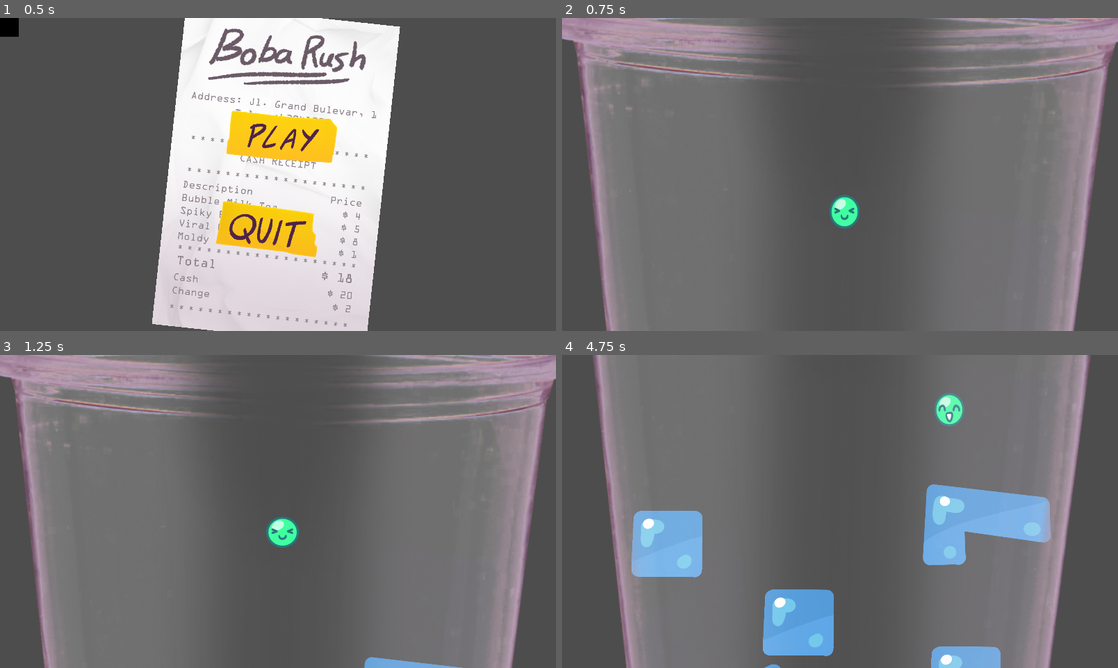
Above: before the commit, frames 1-4 (two rows, left to right).
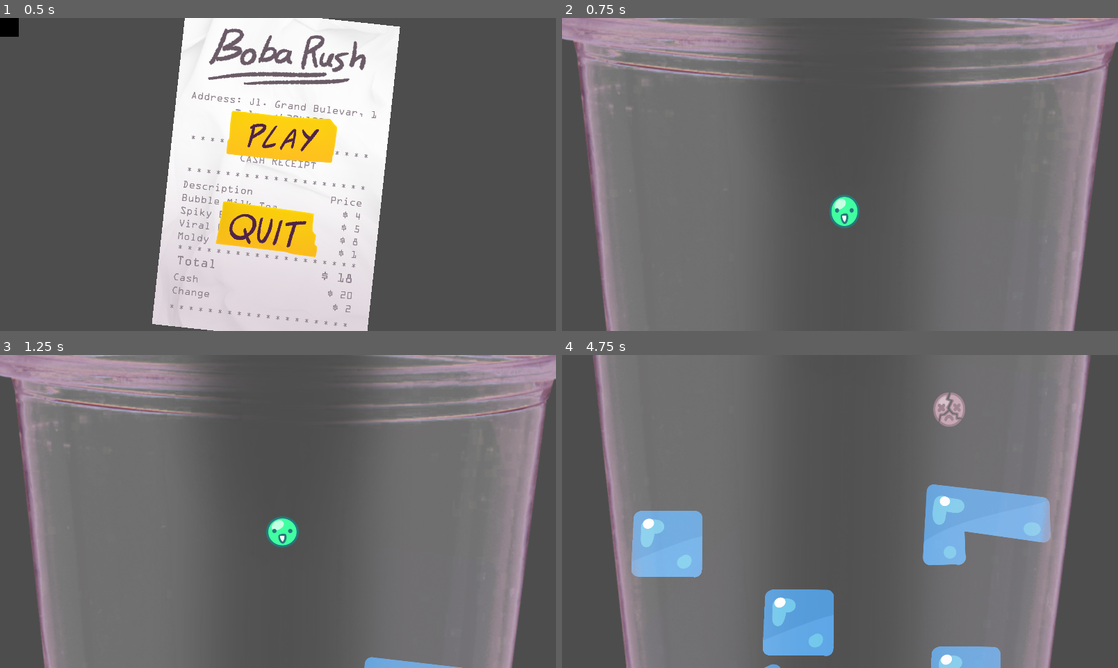
Above: after the commit, the same moments.

Repository: Pandji25/ggj25-animaldev
Game: Godot game, scene res://main.tscn
Two runs of this game, one before a commit and one after it. Both use one fixed random seed, a clock stepped at 60 frames per second and the inputs below. Video files are missing from this copy of the repository; at most half a second of black plays in their place. Sound files missing from this copy of the repository are replaced by a short silence.
Inputs (mouse positions are in pixels of both pictures, inside the frame that each line leads up to):
- Up to frame 1 (0.5 s): no input
- Up to frame 2 (0.75 s): click (845, 136) at 0.5 s
- Up to frame 3 (1.25 s): no input
- Up to frame 4 (4.75 s): tap Enter at 1.25 s; move the mouse to (962, 495) at 1.27 s; hold Right (ui_right) 1.28-2.03 s; move the mouse to (728, 527) at 2.02 s; hold Down (ui_down) 2.03-2.78 s; move the mouse to (895, 442) at 2.77 s; hold Right (ui_right) 2.78-3.53 s; move the mouse to (812, 574) at 3.52 s; hold Up (ui_up) 3.53-4.28 s; move the mouse to (1006, 558) at 4.27 s; hold Left (ui_left) from 4.28 s (still down)

Frame 1 is identical in both runs. In frame 2, less than 0.1% of the frame differs, in the area x 48-54%, y 56-68%; in frame 3, less than 0.1%; in frame 4, 0.5%, in the area x 66-73%, y 12-23%.

Commit message:
Added SFX

Diff:
--- a/boba.tscn
+++ b/boba.tscn
@@ -1,58 +1,7 @@
-[gd_scene load_steps=12 format=3 uid="uid://chhq0on3jdca6"]
+[gd_scene load_steps=7 format=3 uid="uid://chhq0on3jdca6"]
 
 [ext_resource type="Script" path="res://rigid_player.gd" id="1_32gyt"]
-[ext_resource type="Texture2D" uid="uid://dbitn8486tgrd" path="res://Assett/Boba_player.png" id="2_kwudt"]
-
-[sub_resource type="AtlasTexture" id="AtlasTexture_cnl3g"]
-atlas = ExtResource("2_kwudt")
-region = Rect2(512, 0, 128, 128)
-
-[sub_resource type="AtlasTexture" id="AtlasTexture_c8p8b"]
-atlas = ExtResource("2_kwudt")
-region = Rect2(256, 0, 128, 128)
-
-[sub_resource type="AtlasTexture" id="AtlasTexture_ctbwf"]
-atlas = ExtResource("2_kwudt")
-region = Rect2(0, 0, 128, 128)
-
-[sub_resource type="AtlasTexture" id="AtlasTexture_y1gmf"]
-atlas = ExtResource("2_kwudt")
-region = Rect2(128, 0, 128, 128)
-
-[sub_resource type="SpriteFrames" id="SpriteFrames_8ijjp"]
-animations = [{
-"frames": [{
-"duration": 4.0,
-"texture": SubResource("AtlasTexture_cnl3g")
-}],
-"loop": false,
-"name": &"happy",
-"speed": 5.0
-}, {
-"frames": [{
-"duration": 3.0,
-"texture": SubResource("AtlasTexture_c8p8b")
-}],
-"loop": false,
-"name": &"happyblink",
-"speed": 5.0
-}, {
-"frames": [{
-"duration": 5.0,
-"texture": SubResource("AtlasTexture_ctbwf")
-}],
-"loop": false,
-"name": &"smiley",
-"speed": 5.0
-}, {
-"frames": [{
-"duration": 2.0,
-"texture": SubResource("AtlasTexture_y1gmf")
-}],
-"loop": false,
-"name": &"wink",
-"speed": 5.0
-}]
+[ext_resource type="SpriteFrames" uid="uid://rv5w878xcbdx" path="res://boba_happy.tres" id="2_gkxlx"]
 
 [sub_resource type="CircleShape2D" id="CircleShape2D_5uiem"]
 radius = 58.4209
@@ -106,8 +55,8 @@
 script = ExtResource("1_32gyt")
 
 [node name="Sprite2D" type="AnimatedSprite2D" parent="."]
-sprite_frames = SubResource("SpriteFrames_8ijjp")
-animation = &"wink"
+sprite_frames = ExtResource("2_gkxlx")
+animation = &"happy"
 
 [node name="CollisionShape2D" type="CollisionShape2D" parent="."]
 shape = SubResource("CircleShape2D_5uiem")
@@ -126,6 +75,11 @@
 wait_time = 0.4
 one_shot = true
 
+[node name="VoiceTimer" type="Timer" parent="."]
+
+[node name="VoiceAudio" type="AudioStreamPlayer" parent="."]
+
 [connection signal="body_entered" from="." to="." method="_on_body_entered"]
 [connection signal="timeout" from="Emote_Timer" to="." method="_on_emote_timer_timeout"]
 [connection signal="timeout" from="InputTimer" to="." method="_on_input_timer_timeout"]
+[connection signal="timeout" from="VoiceTimer" to="." method="_on_voice_timer_timeout"]
--- /dev/null
+++ b/boba_happy.tres
@@ -0,0 +1,54 @@
+[gd_resource type="SpriteFrames" load_steps=6 format=3 uid="uid://rv5w878xcbdx"]
+
+[ext_resource type="Texture2D" uid="uid://dbitn8486tgrd" path="res://Assett/Boba_player.png" id="1_5ud3s"]
+
+[sub_resource type="AtlasTexture" id="AtlasTexture_cnl3g"]
+atlas = ExtResource("1_5ud3s")
+region = Rect2(512, 0, 128, 128)
+
+[sub_resource type="AtlasTexture" id="AtlasTexture_c8p8b"]
+atlas = ExtResource("1_5ud3s")
+region = Rect2(256, 0, 128, 128)
+
+[sub_resource type="AtlasTexture" id="AtlasTexture_ctbwf"]
+atlas = ExtResource("1_5ud3s")
+region = Rect2(0, 0, 128, 128)
+
+[sub_resource type="AtlasTexture" id="AtlasTexture_y1gmf"]
+atlas = ExtResource("1_5ud3s")
+region = Rect2(128, 0, 128, 128)
+
+[resource]
+animations = [{
+"frames": [{
+"duration": 4.0,
+"texture": SubResource("AtlasTexture_cnl3g")
+}],
+"loop": false,
+"name": &"happy",
+"speed": 5.0
+}, {
+"frames": [{
+"duration": 3.0,
+"texture": SubResource("AtlasTexture_c8p8b")
+}],
+"loop": false,
+"name": &"happyblink",
+"speed": 5.0
+}, {
+"frames": [{
+"duration": 5.0,
+"texture": SubResource("AtlasTexture_ctbwf")
+}],
+"loop": false,
+"name": &"smiley",
+"speed": 5.0
+}, {
+"frames": [{
+"duration": 2.0,
+"texture": SubResource("AtlasTexture_y1gmf")
+}],
+"loop": false,
+"name": &"wink",
+"speed": 5.0
+}]
--- /dev/null
+++ b/boba_hurt.tres
@@ -0,0 +1,56 @@
+[gd_resource type="SpriteFrames" load_steps=7 format=3 uid="uid://qv83gudowfty"]
+
+[ext_resource type="Texture2D" uid="uid://dbitn8486tgrd" path="res://Assett/Boba_player.png" id="1_conh1"]
+
+[sub_resource type="AtlasTexture" id="AtlasTexture_t3ym6"]
+atlas = ExtResource("1_conh1")
+region = Rect2(256, 128, 128, 128)
+
+[sub_resource type="AtlasTexture" id="AtlasTexture_lhd6f"]
+atlas = ExtResource("1_conh1")
+region = Rect2(384, 128, 128, 128)
+
+[sub_resource type="AtlasTexture" id="AtlasTexture_vgooa"]
+atlas = ExtResource("1_conh1")
+region = Rect2(512, 128, 128, 128)
+
+[sub_resource type="AtlasTexture" id="AtlasTexture_x2y11"]
+atlas = ExtResource("1_conh1")
+region = Rect2(0, 128, 128, 128)
+
+[sub_resource type="AtlasTexture" id="AtlasTexture_h2q5a"]
+atlas = ExtResource("1_conh1")
+region = Rect2(128, 128, 128, 128)
+
+[resource]
+animations = [{
+"frames": [{
+"duration": 1.0,
+"texture": SubResource("AtlasTexture_t3ym6")
+}, {
+"duration": 1.0,
+"texture": SubResource("AtlasTexture_lhd6f")
+}, {
+"duration": 1.0,
+"texture": SubResource("AtlasTexture_vgooa")
+}],
+"loop": false,
+"name": &"death",
+"speed": 12.0
+}, {
+"frames": [{
+"duration": 1.0,
+"texture": SubResource("AtlasTexture_x2y11")
+}],
+"loop": true,
+"name": &"hurt_little",
+"speed": 5.0
+}, {
+"frames": [{
+"duration": 1.0,
+"texture": SubResource("AtlasTexture_h2q5a")
+}],
+"loop": true,
+"name": &"hurt_lot",
+"speed": 5.0
+}]
--- a/project.godot
+++ b/project.godot
@@ -23,6 +23,33 @@
 window/size/window_height_override=720
 window/stretch/mode="canvas_items"
 
+[input]
+
+up={
+"deadzone": 0.5,
+"events": [Object(InputEventKey,"resource_local_to_scene":false,"resource_name":"","device":-1,"window_id":0,"alt_pressed":false,"shift_pressed":false,"ctrl_pressed":false,"meta_pressed":false,"pressed":false,"keycode":0,"physical_keycode":87,"key_label":0,"unicode":119,"location":0,"echo":false,"script":null)
+, Object(InputEventKey,"resource_local_to_scene":false,"resource_name":"","device":-1,"window_id":0,"alt_pressed":false,"shift_pressed":false,"ctrl_pressed":false,"meta_pressed":false,"pressed":false,"keycode":0,"physical_keycode":4194320,"key_label":0,"unicode":0,"location":0,"echo":false,"script":null)
+]
+}
+down={
+"deadzone": 0.5,
+"events": [Object(InputEventKey,"resource_local_to_scene":false,"resource_name":"","device":-1,"window_id":0,"alt_pressed":false,"shift_pressed":false,"ctrl_pressed":false,"meta_pressed":false,"pressed":false,"keycode":0,"physical_keycode":83,"key_label":0,"unicode":115,"location":0,"echo":false,"script":null)
+, Object(InputEventKey,"resource_local_to_scene":false,"resource_name":"","device":-1,"window_id":0,"alt_pressed":false,"shift_pressed":false,"ctrl_pressed":false,"meta_pressed":false,"pressed":false,"keycode":0,"physical_keycode":4194322,"key_label":0,"unicode":0,"location":0,"echo":false,"script":null)
+]
+}
+right={
+"deadzone": 0.5,
+"events": [Object(InputEventKey,"resource_local_to_scene":false,"resource_name":"","device":-1,"window_id":0,"alt_pressed":false,"shift_pressed":false,"ctrl_pressed":false,"meta_pressed":false,"pressed":false,"keycode":0,"physical_keycode":68,"key_label":0,"unicode":100,"location":0,"echo":false,"script":null)
+, Object(InputEventKey,"resource_local_to_scene":false,"resource_name":"","device":-1,"window_id":0,"alt_pressed":false,"shift_pressed":false,"ctrl_pressed":false,"meta_pressed":false,"pressed":false,"keycode":0,"physical_keycode":4194321,"key_label":0,"unicode":0,"location":0,"echo":false,"script":null)
+]
+}
+left={
+"deadzone": 0.5,
+"events": [Object(InputEventKey,"resource_local_to_scene":false,"resource_name":"","device":-1,"window_id":0,"alt_pressed":false,"shift_pressed":false,"ctrl_pressed":false,"meta_pressed":false,"pressed":false,"keycode":0,"physical_keycode":65,"key_label":0,"unicode":97,"location":0,"echo":false,"script":null)
+, Object(InputEventKey,"resource_local_to_scene":false,"resource_name":"","device":-1,"window_id":0,"alt_pressed":false,"shift_pressed":false,"ctrl_pressed":false,"meta_pressed":false,"pressed":false,"keycode":0,"physical_keycode":4194319,"key_label":0,"unicode":0,"location":0,"echo":false,"script":null)
+]
+}
+
 [rendering]
 
 renderer/rendering_method="gl_compatibility"
--- a/rigid_player.gd
+++ b/rigid_player.gd
@@ -14,6 +14,27 @@
 var input_enabled: bool = true
 
 @onready var input_timer: Timer = $InputTimer
+@onready var hurt_frames: SpriteFrames = preload("res://boba_hurt.tres")
+@onready var sprite: AnimatedSprite2D = $Sprite2D
+@onready var voice_audio: AudioStreamPlayer = $VoiceAudio
+@onready var voice_timer: Timer = $VoiceTimer
+
+const DEAD = preload("res://Assett/Audio/Dead.ogg")
+const OUCH = preload("res://Assett/Audio/Ouch.ogg")
+
+const HAHA = preload("res://Assett/Audio/Haha.ogg")
+const YAY = preload("res://Assett/Audio/Yay.ogg")
+const YIPEE = preload("res://Assett/Audio/Yipee.ogg")
+
+const BOUNCE = preload("res://Assett/Audio/Bounce.ogg")
+const ICE_CLANK_1 = preload("res://Assett/Audio/Ice clank 1.ogg")
+const STAB = preload("res://Assett/Audio/Stab.ogg")
+const ICE_CLANK_2 = preload("res://Assett/Audio/Ice clank 2.ogg")
+
+func _ready() -> void:
+	randomize()
+	play_voice_audio()
+	voice_timer.start(randf_range(5.0, 10.0))
 
 func random_emote():
 	# make random number
@@ -26,11 +47,12 @@
 	$Sprite2D.play(currentemote)
 
 func _on_emote_timer_timeout() -> void:
-	random_emote()
+	if health >= 3:
+		random_emote()
 
 func _integrate_forces(state: PhysicsDirectBodyState2D) -> void:
 	# Gets keyboard input direction.
-	var dir: Vector2 = Input.get_vector("ui_left", "ui_right", "ui_up", "ui_down")
+	var dir: Vector2 = Input.get_vector("left", "right", "up", "down")
 	dir.normalized()
 
 	# Applies the forces to direction.
@@ -38,8 +60,24 @@
 		apply_central_force(dir*speed)
 
 # If health reaches zero it will wait for a bit before freeing itself.
-func decrease_health(dmg:float) -> void:
+func decrease_health(dmg: float) -> void:
 	health -= dmg
+
+	if health < 3:
+		sprite.sprite_frames = hurt_frames
+		match health:
+			2:
+				sprite.play(&"hurt_little")
+			1:
+				sprite.play(&"hurt_lot")
+			0:
+				sprite.play(&"death")
+		if health > 0 and dmg > 0:
+			voice_audio.stream = OUCH
+			voice_audio.play()
+		elif health <= 0 and dmg > 0:
+			voice_audio.stream = DEAD
+			voice_audio.play()
 	if health <= 0:
 		await get_tree().create_timer(0.5).timeout
 		destroy()
@@ -47,6 +85,20 @@
 func destroy():
 	queue_free()
 	player_destroyed.emit()
+
+func play_voice_audio() -> void:
+	var voice_lines: Array = [HAHA, YAY, YIPEE]
+	voice_audio.stream = voice_lines.pick_random()
+	voice_audio.play()
+
+func play_sfx(stream: AudioStream):
+	var sfx = AudioStreamPlayer.new()
+
+	get_tree().root.add_child(sfx)
+	sfx.stream = stream
+	sfx.play()
+	await sfx.finished
+	sfx.queue_free()
 
 func _on_body_entered(body: Node) -> void:
 	# Calculates the direction of the push according to the position of self and
@@ -56,6 +108,14 @@
 		var dir: Vector2 = global_position - body.global_position
 		var push_force: float = body.push_force
 		var damage: int = body.damage
+
+		if push_force <= 0:
+			var sound = [ICE_CLANK_1, ICE_CLANK_2]
+			play_sfx(sound.pick_random())
+		elif push_force > 0 and damage <= 0:
+			play_sfx(BOUNCE)
+		else:
+			play_sfx(STAB)
 
 		if push_force > 0:
 			apply_central_impulse(dir.normalized()*push_force)
@@ -68,3 +128,9 @@
 
 func _on_input_timer_timeout() -> void:
 	input_enabled = true
+
+
+func _on_voice_timer_timeout() -> void:
+	if health >= 3:
+		play_voice_audio()
+		voice_timer.start(randf_range(5.0, 10.0))
--- a/stage.tscn
+++ b/stage.tscn
@@ -1,8 +1,9 @@
-[gd_scene load_steps=15 format=3 uid="uid://c6wnf3k5nsa2r"]
+[gd_scene load_steps=16 format=3 uid="uid://c6wnf3k5nsa2r"]
 
 [ext_resource type="Script" path="res://stage.gd" id="1_a2psq"]
 [ext_resource type="PackedScene" uid="uid://chhq0on3jdca6" path="res://boba.tscn" id="1_w3sjc"]
 [ext_resource type="Script" path="res://straw.gd" id="3_52taf"]
+[ext_resource type="AudioStream" uid="uid://cglwtaib1bjmx" path="res://Assett/Audio/Succ.ogg" id="4_in77l"]
 [ext_resource type="Script" path="res://spawner.gd" id="4_s0awp"]
 [ext_resource type="Texture2D" uid="uid://c21tkjeo1rfbj" path="res://Assett/BG/plasticcupL.PNG" id="5_6j4lg"]
 [ext_resource type="Script" path="res://note_to_pambdj.gd" id="5_htxfe"]
@@ -84,6 +85,20 @@
 "update": 0,
 "values": [Vector2(1812, 580), Vector2(1741, 580), Vector2(1584, 580), Vector2(1514, 580)]
 }
+tracks/5/type = "method"
+tracks/5/imported = false
+tracks/5/enabled = true
+tracks/5/path = NodePath("Straw/SuctionAudio")
+tracks/5/interp = 1
+tracks/5/loop_wrap = true
+tracks/5/keys = {
+"times": PackedFloat32Array(2),
+"transitions": PackedFloat32Array(1),
+"values": [{
+"args": [0.0],
+"method": &"play"
+}]
+}
 
 [sub_resource type="Animation" id="Animation_448dl"]
 length = 0.001
@@ -188,6 +203,10 @@
 position = Vector2(240, -88)
 shape = SubResource("RectangleShape2D_vgygr")
 
+[node name="SuctionAudio" type="AudioStreamPlayer" parent="Straw"]
+stream = ExtResource("4_in77l")
+volume_db = -5.0
+
 [node name="ObsSpawnTimer" type="Timer" parent="."]
 wait_time = 6.0
 one_shot = true
--- a/straw.gd
+++ b/straw.gd
@@ -2,6 +2,7 @@
 class_name Straw
 
 @export var target: RigidPlayer
+@onready var suction_audio: AudioStreamPlayer = $SuctionAudio
 
 
 func _ready() -> void:
@@ -11,9 +12,9 @@
 	else:
 		print("No target set for Straw.")
 
+
 func _physics_process(delta: float) -> void:
 	# Moves and rotates the straw ensuring it to always aim towards the player.
-	# TODO: Would be best if there are nodes that act as limits for the movement.
 	if target:
 		look_at(target.global_position)
 		rotation_degrees = clamp(rotation_degrees, 30, 150)
@@ -24,19 +25,14 @@
 	if body is RigidPlayer:
 		# Queues the entered body for deletion.
 		var to_delete = body
+		body = null
 
 		to_delete.decrease_health(3)
-		body = null
+
 		# Waits for a bit before reloading the scene.
 		await get_tree().create_timer(2).timeout
 		get_tree().reload_current_scene()
 
-	if body is DamageObstacle:
-		# Queues the entered body for deletion.
-		var to_delete = body
-
-		to_delete.queue_free()
-		body = null
 
 func _on_player_destroyed():
 	# Makes sure that the target doesn't return an error.
Not shown, removed: Assett/Audio/California King - Bail Bonds (Main Menu Music).ogg.import
Not shown, removed: Assett/Audio/California King - Bail Bonds.ogg.import
Not shown, changed: Assett/Audio/Succ.ogg.import
Not shown, removed: Assett/Audio/California King - Bail Bonds (Main Menu Music).ogg
Not shown, removed: Assett/Audio/California King - Bail Bonds.ogg
